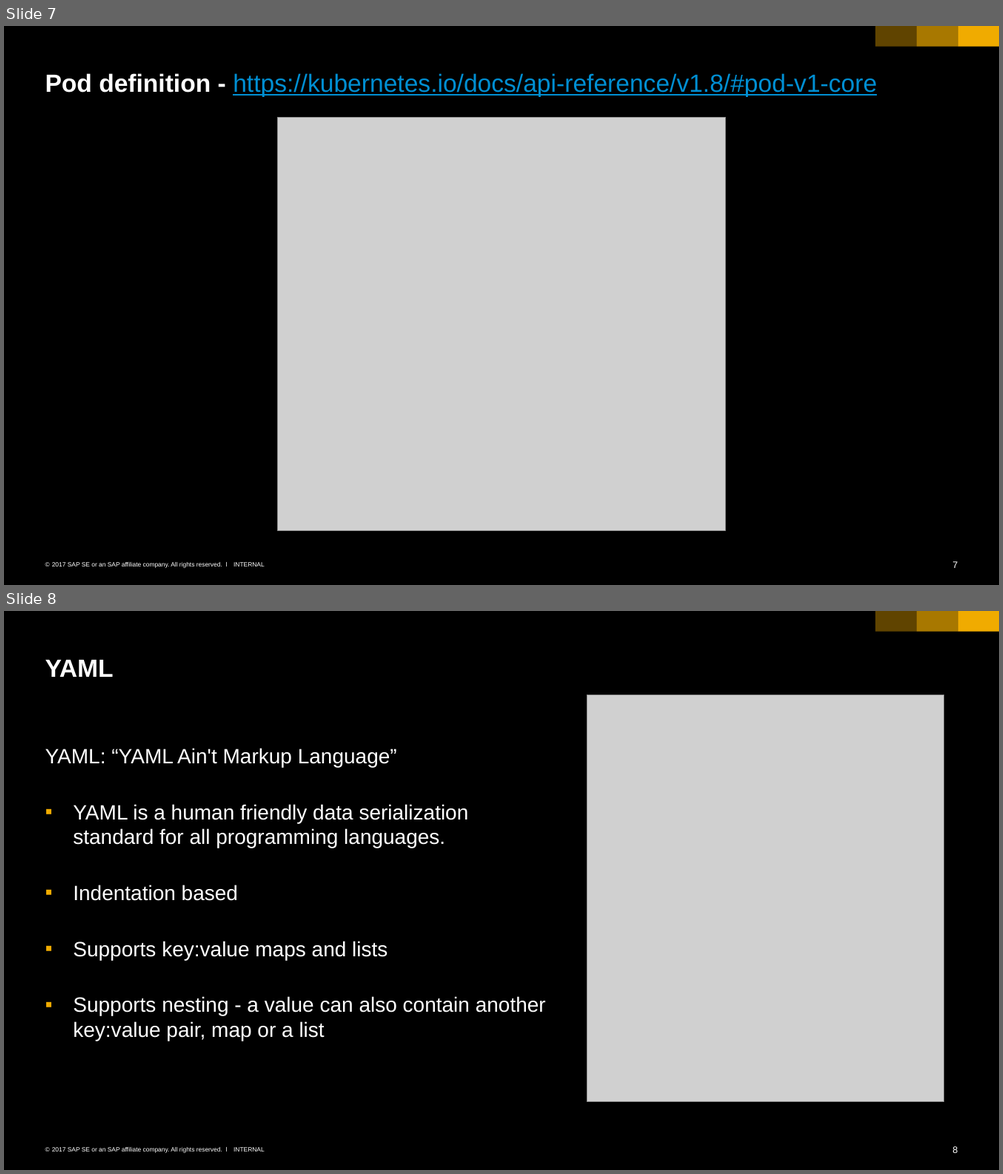
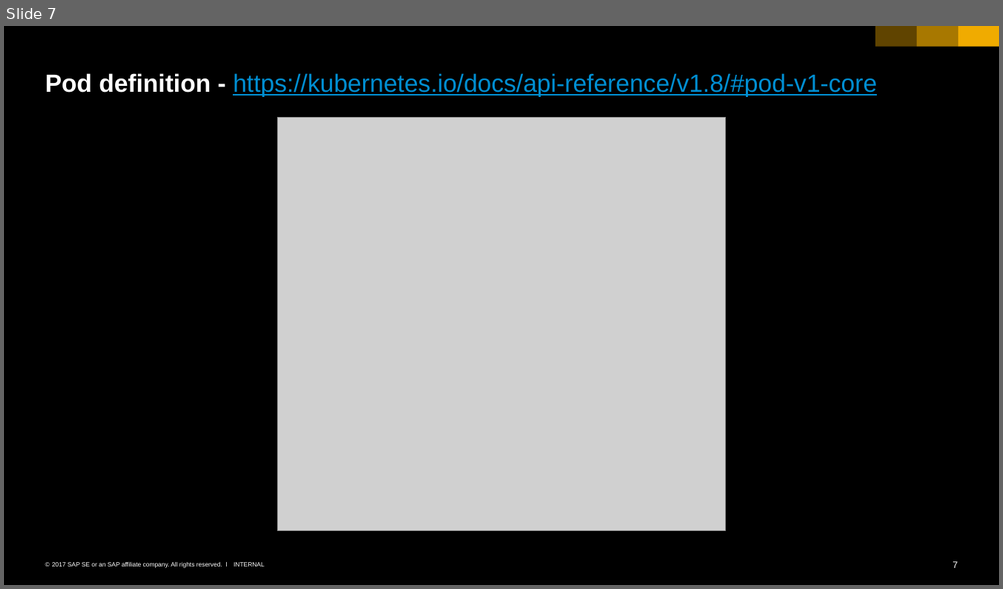
Before and after one commit to cuijiyao01/docker-k8s-training, a slide deck: kubernetes/02_namespaces_pods.pptx. Shown one above the other, each under a label of ours: slides 7 and 8 before the commit, slide 7 after it. The pictures are 1003x1174 and 1003x589 pixels, drawn with LibreOffice and Linux fonts; fonts in the diff are those of the drawing; grey boxes stand for pictures. Boxes give left, top, right and bottom in pixels: in the first picture for what was removed or moved away, otherwise in the second. Text is boxed around its words. In the diff, an @@ line names an element or a change of style, - is before the commit and + after.

```diff
--- a/kubernetes/02_namespaces_pods.pptx
+++ b/kubernetes/02_namespaces_pods.pptx
@@ slide 8 removed at bbox=[4, 611, 999, 1170], background #000000; not listed: 6 template elements that a slide beside it also shows @@
@@ title removed at bbox=[45, 660, 114, 677] @@
-YAML
@@ picture removed at bbox=[587, 695, 944, 1102] @@
@@ text removed at bbox=[45, 748, 546, 1041] @@
-YAML: “YAML Ain't Markup Language”
-▪ YAML is a human friendly data serialization standard for all programming languages.
-▪ Indentation based
-▪ Supports key:value maps and lists
-▪ Supports nesting - a value can also contain another key:value pair, map or a list
```
Also in this commit, not shown: 1 slide changed, 1 other file.
